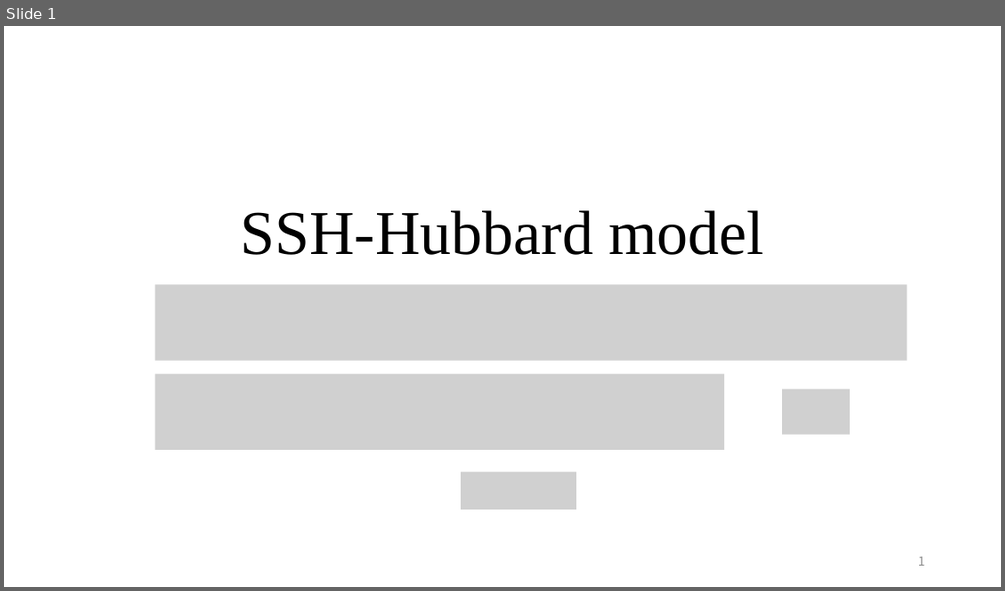
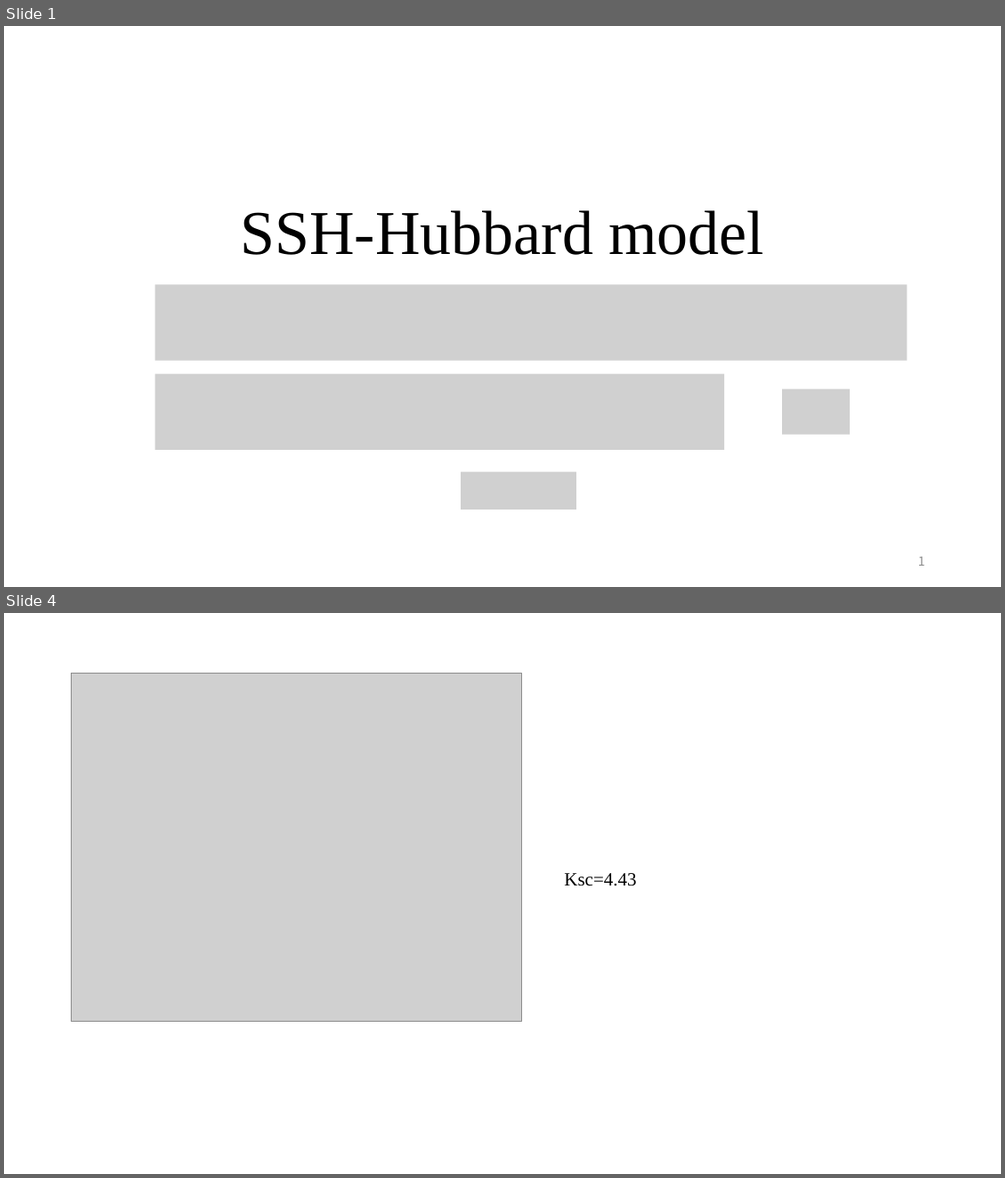
Before and after one commit to QuantumLiquids/SSH-Hubbard, a slide deck: note/SSH-Hubbard-Note6.pptx. Shown one above the other, each under a label of ours: slide 1 before the commit, slides 1 and 4 after it; the slides between them are not shown. The pictures are 1005x591 and 1005x1178 pixels, drawn with LibreOffice and Linux fonts; fonts in the diff are those of the drawing; grey boxes stand for pictures. Boxes give left, top, right and bottom in pixels: in the first picture for what was removed or moved away, otherwise in the second. Text is boxed around its words. In the diff, an @@ line names an element or a change of style, - is before the commit and + after.

```diff
--- a/note/SSH-Hubbard-Note6.pptx
+++ b/note/SSH-Hubbard-Note6.pptx
@@ slide 4 added at (x1=4, y1=613, x2=1001, y2=1174), background #FFFFFF @@
@@ picture added at (x1=72, y1=673, x2=521, y2=1021) @@
@@ text added at (x1=564, y1=873, x2=636, y2=886), 18 pt, text #000000 @@
+Ksc=4.43
```
Also in this commit, not shown: 4 slides changed, 1 slide removed, 13 other files.
